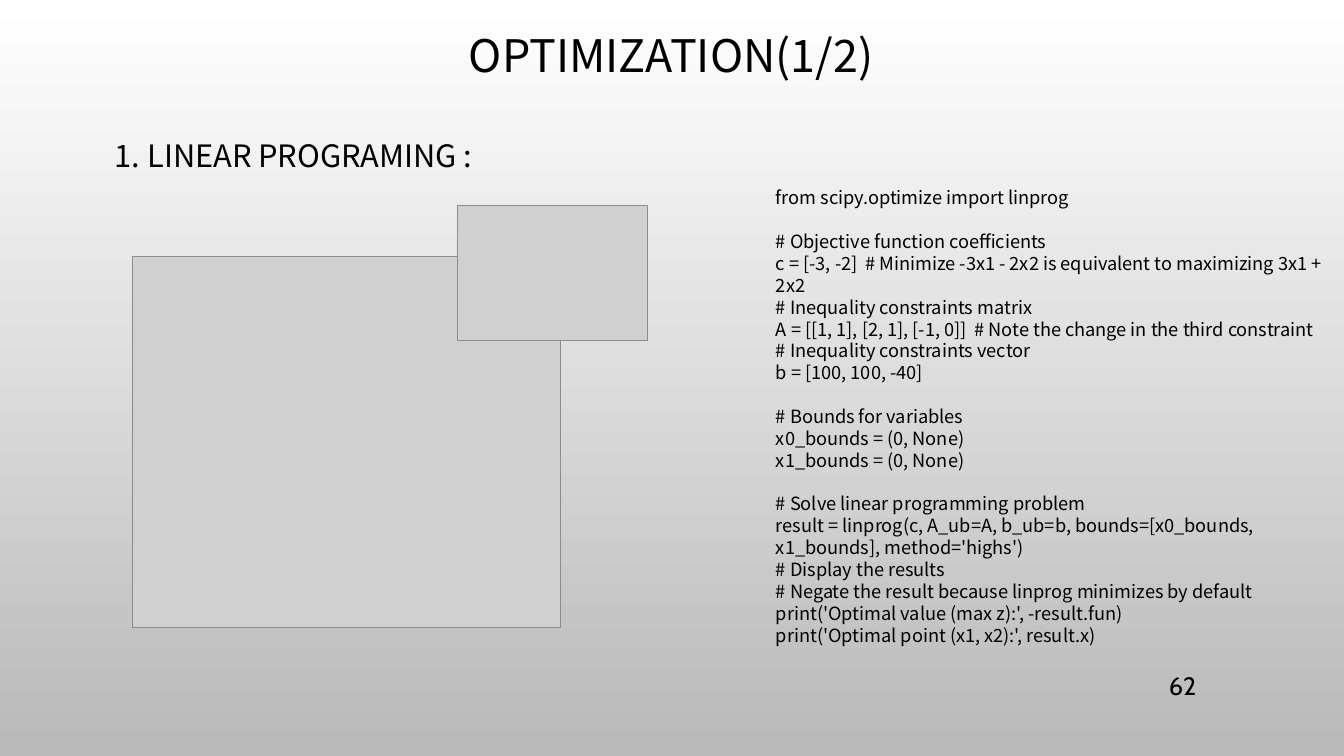
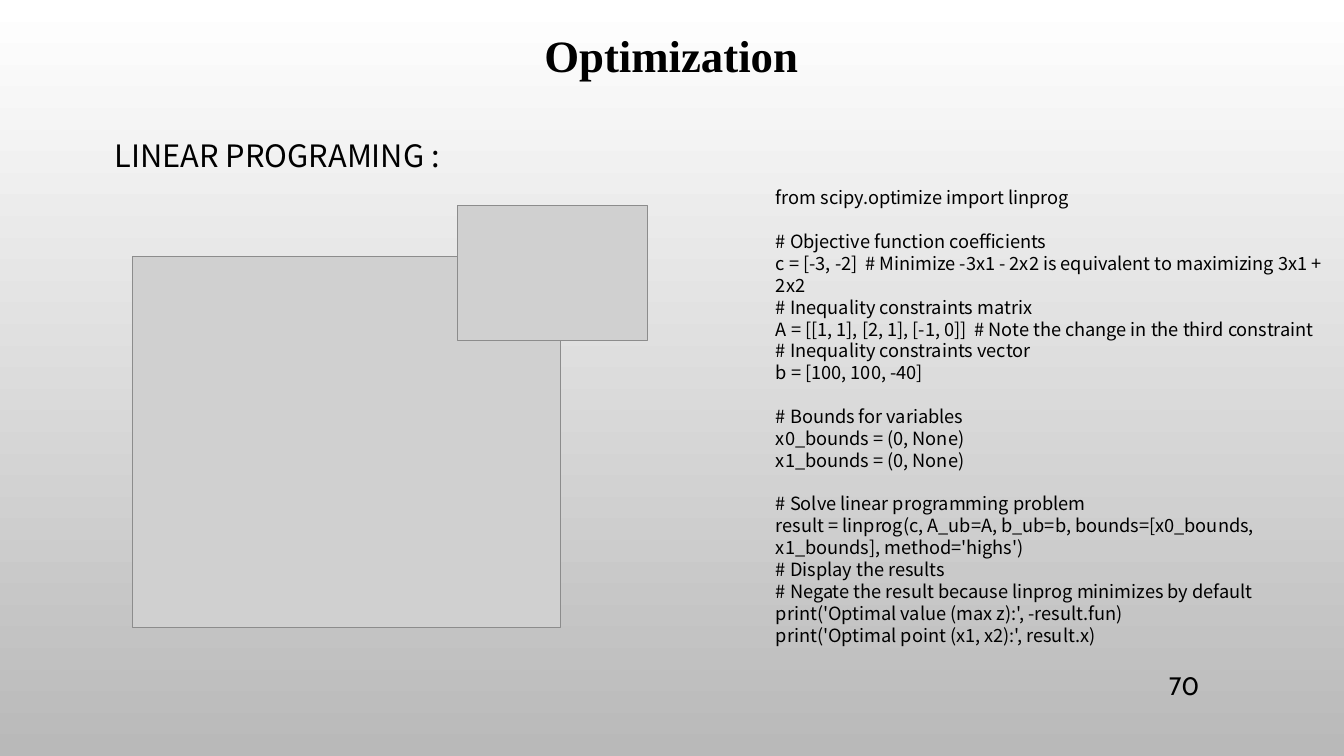
Before and after one commit to ancestor9/mathematics-for-machine-learning, a slide deck: slide 70 of 7_Applications of mathematics.pptx (slide 62 before the commit). Drawn at 1344x756 pixels with LibreOffice and Linux fonts; fonts in the diff are those of the drawing; grey boxes stand for pictures; background and template pictures are left out. Boxes give left, top, right and bottom in pixels: in the first picture for what was removed or moved away, otherwise in the second. Text is boxed around its words. In the diff, an @@ line names an element or a change of style, - is before the commit and + after.

```diff
--- a/7_Applications of mathematics.pptx
+++ b/7_Applications of mathematics.pptx
@@ title at box(544, 41, 798, 81): text changed; font Noto Sans CJK KR to Times New Roman; bold on @@
-OPTIMIZATION(1/2)
+Optimization
@@ text at box(115, 144, 424, 168): text changed @@
-1. LINEAR PROGRAMING :
+LINEAR PROGRAMING :
@@ page number at box(1169, 677, 1199, 696): text changed @@
-62
+70
```
Also in this commit, not shown: 3 other slides changed, 8 slides added, 1 other file.
